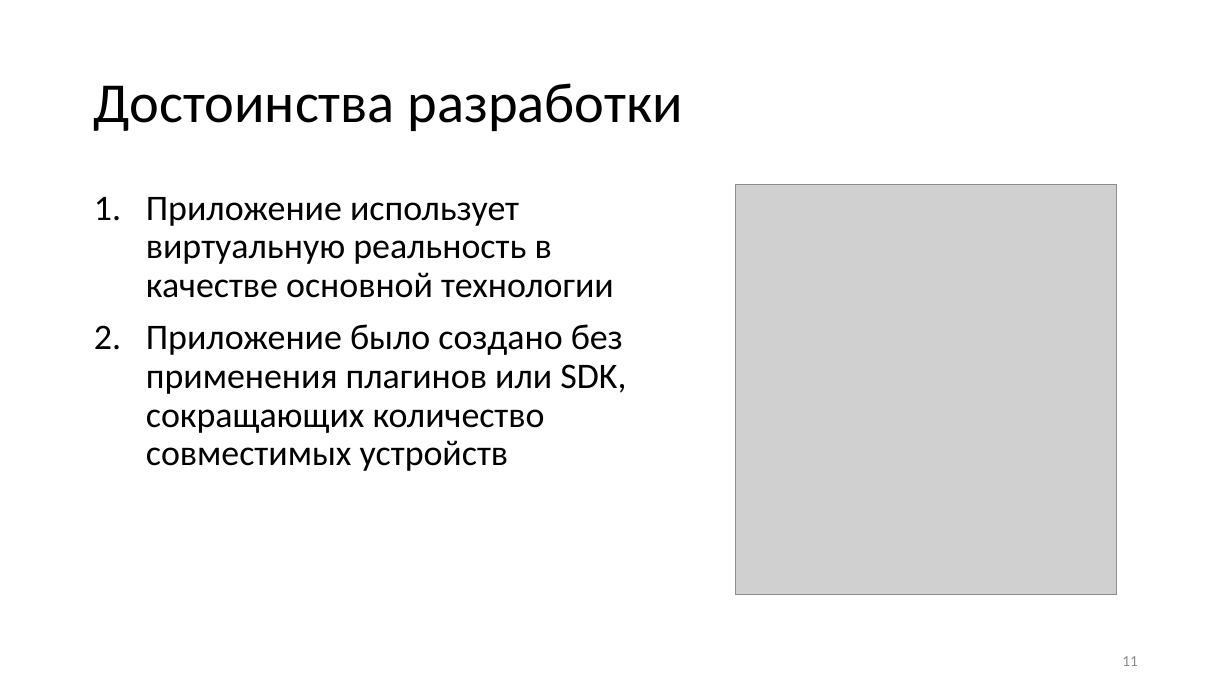
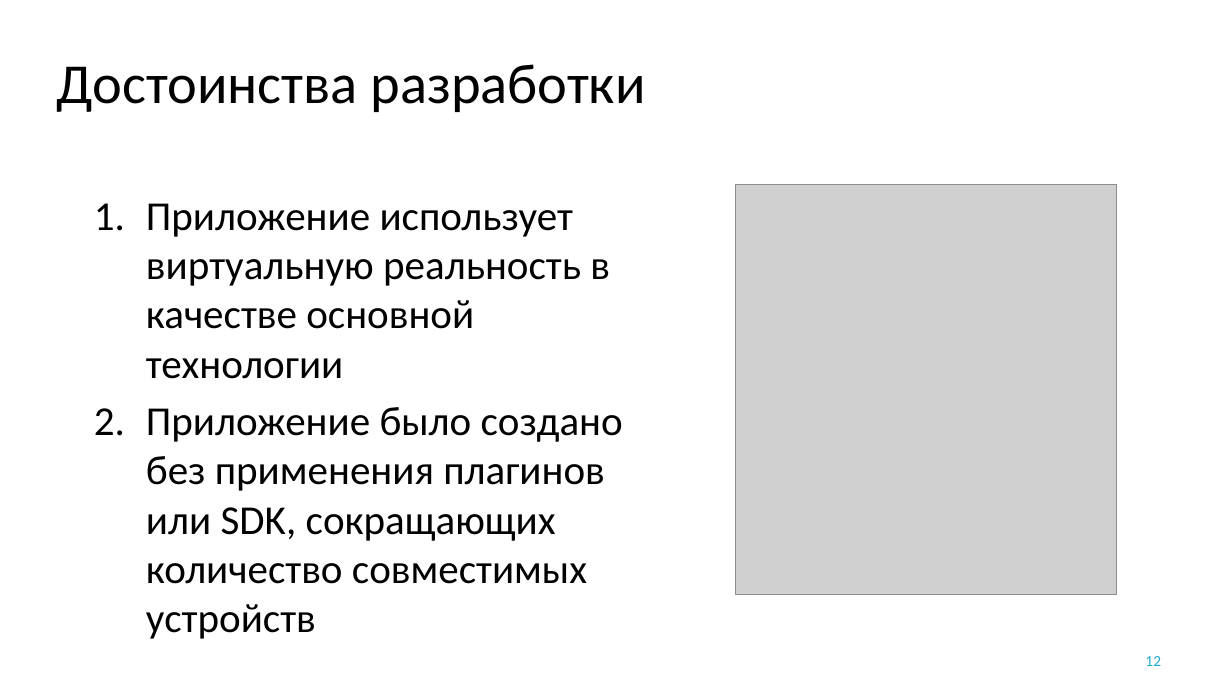
Before and after one commit to YakimenkoIlya/PhantasmagoriaProjectFiles, a slide deck: slide 12 of Якименко Курсовая.pptx (slide 11 before the commit). Drawn at 1232x693 pixels with LibreOffice and Linux fonts; fonts in the diff are those of the drawing; grey boxes stand for pictures; background and template pictures are left out. Boxes give left, top, right and bottom in pixels: in the first picture for what was removed or moved away, otherwise in the second. Text is boxed around its words. In the diff, an @@ line names an element or a change of style, - is before the commit and + after.

```diff
--- a/Якименко Курсовая.pptx
+++ b/Якименко Курсовая.pptx
@@ title "Достоинства разработки": place and size @@
-title "Достоинства разработки" at box(94, 83, 683, 131)
+title "Достоинства разработки" at box(57, 64, 646, 112)
@@ title "Достоинства разработки" at box(57, 64, 646, 112): alignment left to centre; line spacing 0.9 to 1 @@
@@ text "Приложение использует виртуальную реальность в ..." at box(146, 203, 623, 639): size 28 to 32 pt; line spacing 0.9 to 1; less space between paragraphs @@
@@ page number at box(1145, 656, 1161, 666): text changed; text colour #8C8C8C to #1FAECD @@
-11
+12
```
Also in this commit, not shown: 14 other slides changed, 1 other file.
